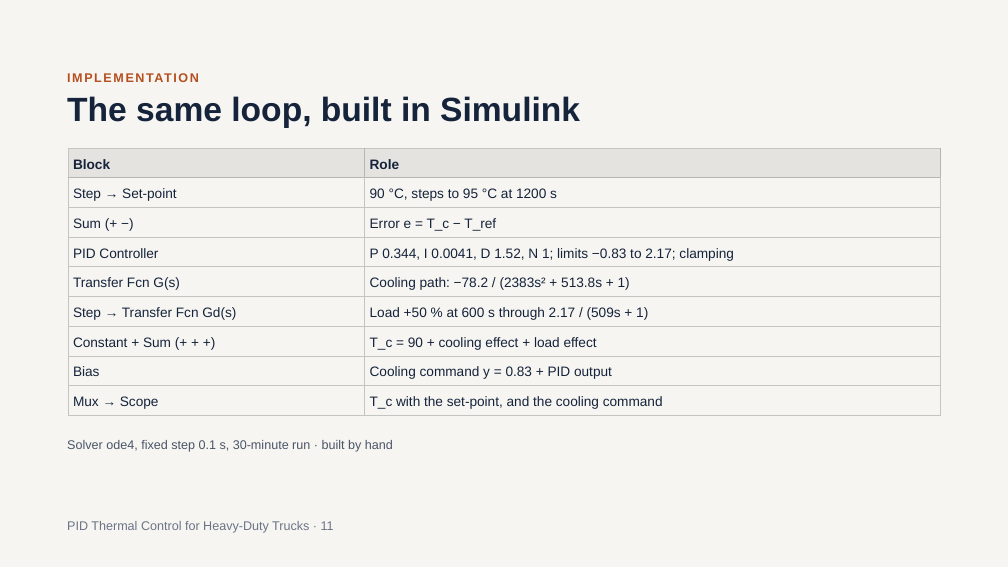
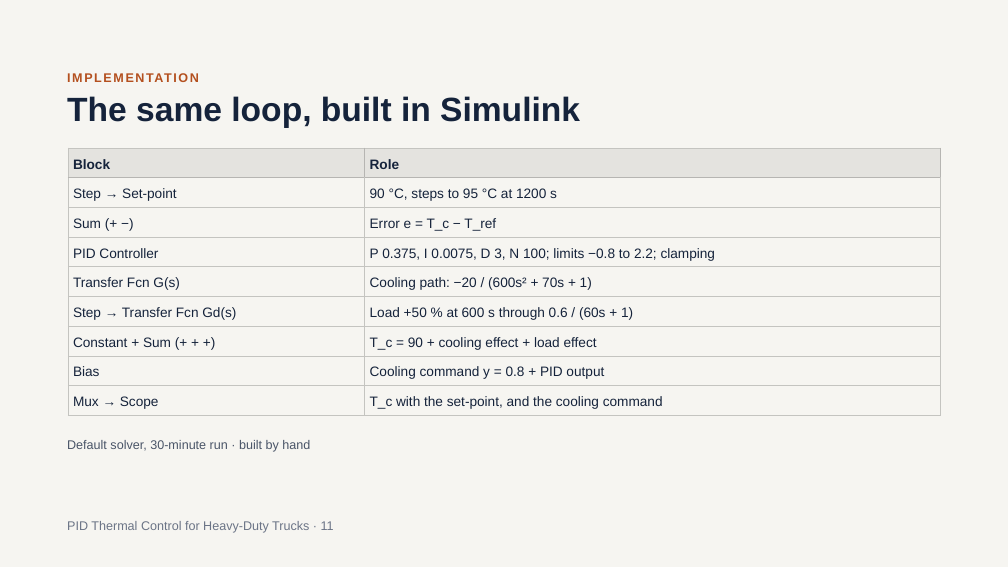
Before and after one commit to SushanthBibi/PID-Cooling-matlab, a slide deck: slide 11 of PID_Thermal_Control_for_Heavy-Duty_Trucks_v2.pptx. Drawn at 1008x567 pixels with LibreOffice and Linux fonts; fonts in the diff are those of the drawing. Boxes give left, top, right and bottom in pixels: in the first picture for what was removed or moved away, otherwise in the second. Text is boxed around its words. In the diff, an @@ line names an element or a change of style, - is before the commit and + after.

```diff
--- a/PID_Thermal_Control_for_Heavy-Duty_Trucks_v2.pptx
+++ b/PID_Thermal_Control_for_Heavy-Duty_Trucks_v2.pptx
@@ table at box(68, 148, 941, 416) @@
-row 4, column 2: P 0.344, I 0.0041, D 1.52, N 1; limits −0.83 to 2.17; clamping
+row 4, column 2: P 0.375, I 0.0075, D 3, N 100; limits −0.8 to 2.2; clamping
-row 5, column 2: Cooling path: −78.2 / (2383s² + 513.8s + 1)
+row 5, column 2: Cooling path: −20 / (600s² + 70s + 1)
-row 6, column 2: Load +50 % at 600 s through 2.17 / (509s + 1)
+row 6, column 2: Load +50 % at 600 s through 0.6 / (60s + 1)
-row 8, column 2: Cooling command y = 0.83 + PID output
+row 8, column 2: Cooling command y = 0.8 + PID output
@@ text at box(67, 440, 310, 452): text changed @@
-Solver ode4, fixed step 0.1 s, 30-minute run · built by hand
+Default solver, 30-minute run · built by hand
```
Also in this commit, not shown: 8 other slides changed.
